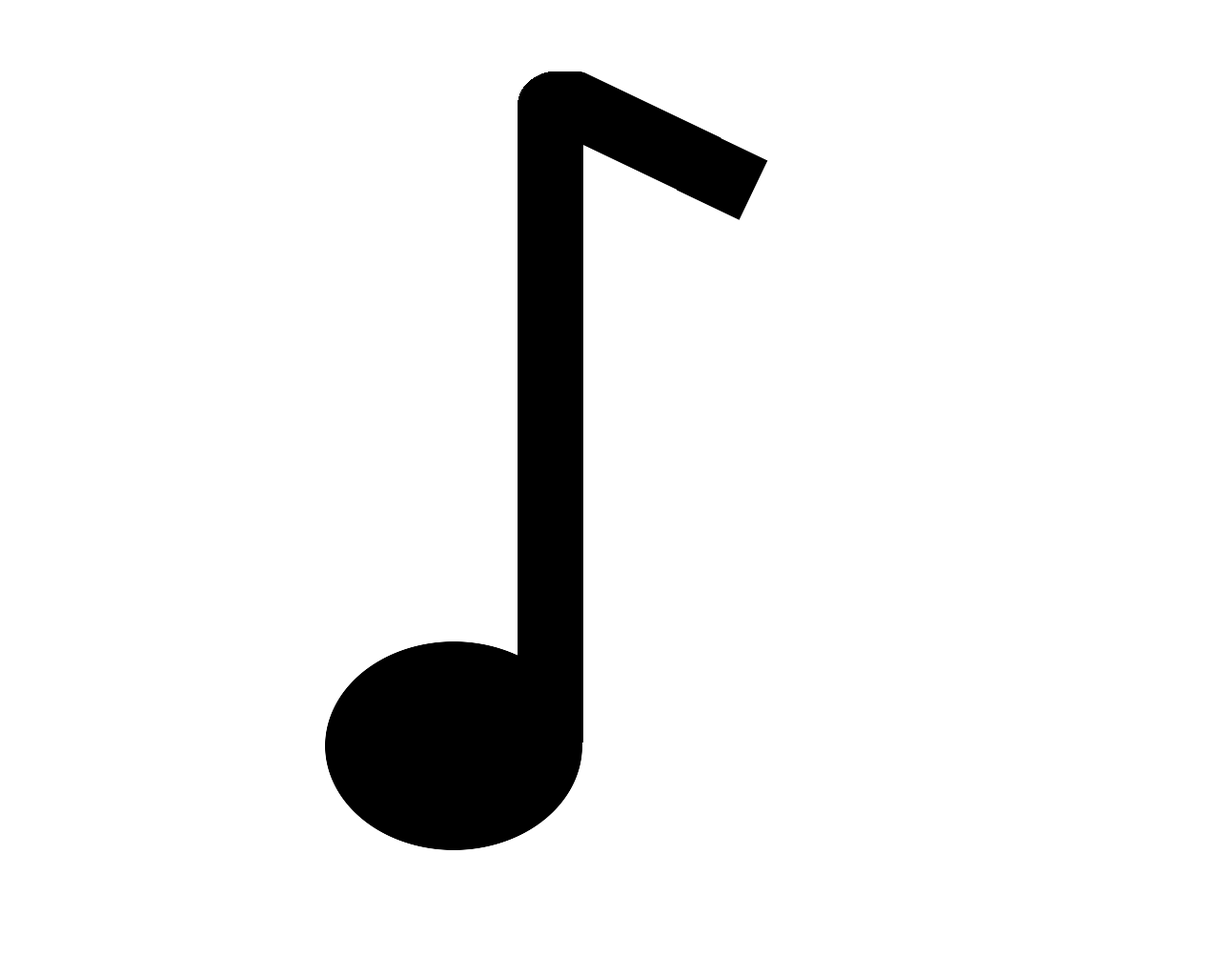
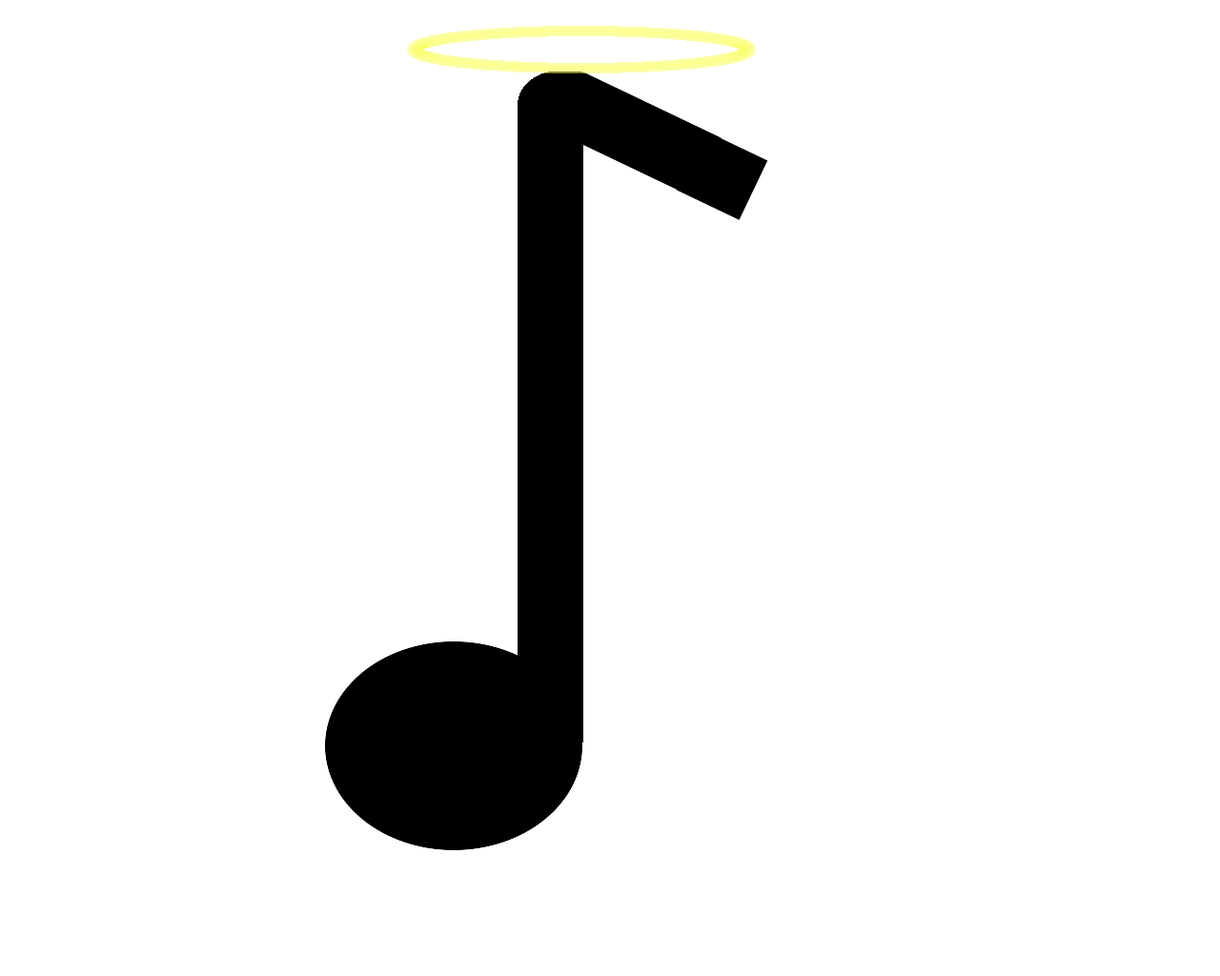
Two versions of the same layered image (1220px x 976px). Layer-by-layer changes:
added layer "oreole" above "Background" over [407, 25, 757, 74]
"Background": blend normal → multiply over [514, 71, 649, 74]
